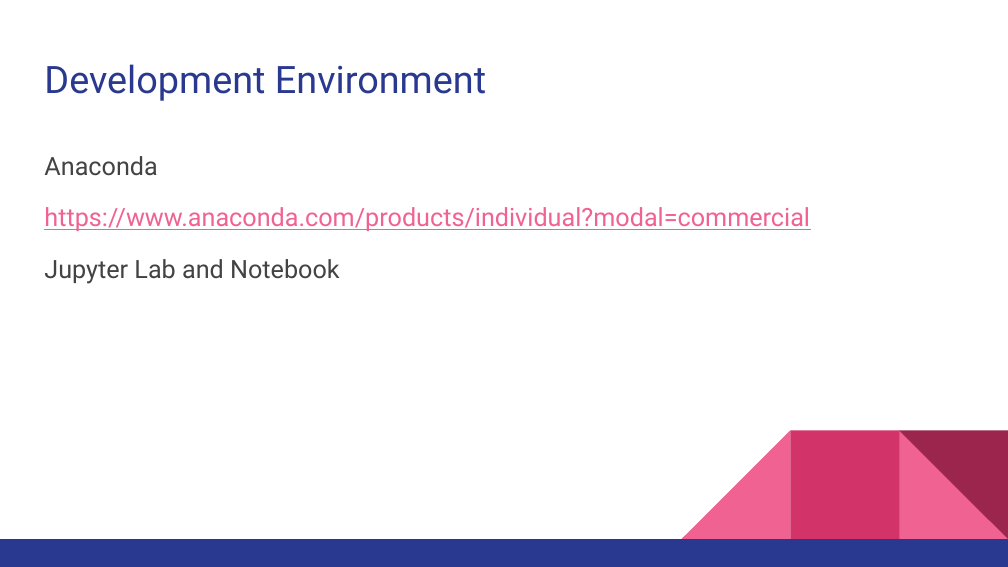
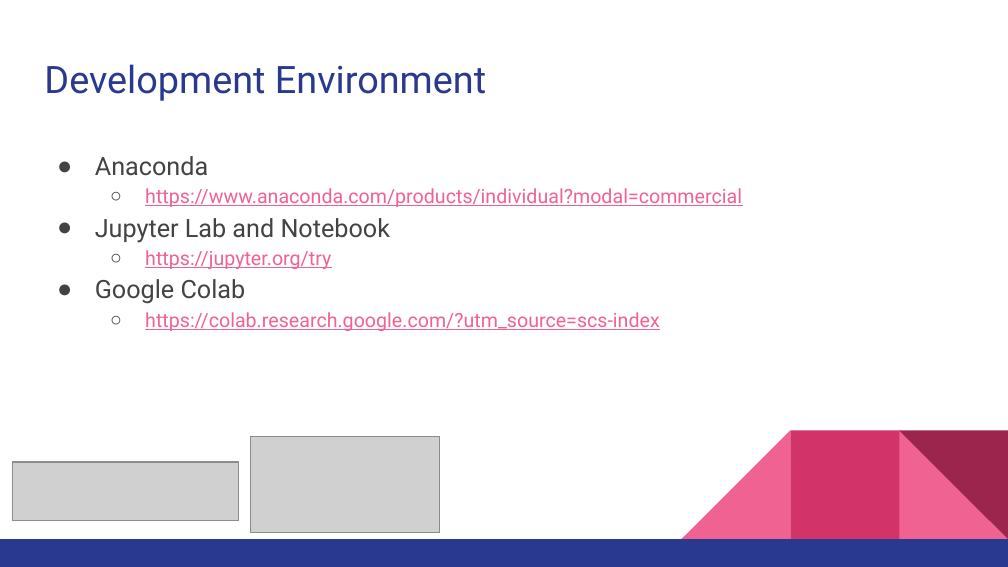
Before and after one commit to ovando-lulu/2022-tech-intersections-python, a slide deck: slide 8 of Python Libraries for Data Analysis and Visualization.pptx. Drawn at 1008x567 pixels with LibreOffice and Linux fonts; fonts in the diff are those of the drawing; grey boxes stand for pictures. Boxes give left, top, right and bottom in pixels: in the first picture for what was removed or moved away, otherwise in the second. Text is boxed around its words. In the diff, an @@ line names an element or a change of style, - is before the commit and + after.

```diff
--- a/Python Libraries for Data Analysis and Visualization.pptx
+++ b/Python Libraries for Data Analysis and Visualization.pptx
@@ text at box(95, 156, 742, 243): size 18 to 14 pt in "https://www.anaconda.com/products/individual?modal=commercia ..."; bullet none to ●; bullet none to ○; list level 1 to 2 in "https://www.anaconda.com/products/individual?modal=commercia ..."; less space between paragraphs @@
@@ text at box(95, 250, 660, 331): paragraphs added @@
+  ○ https://jupyter.org/try
+● Google Colab
+  ○ https://colab.research.google.com/?utm_source=scs-index
@@ picture added at box(250, 436, 438, 532) @@
@@ picture added at box(13, 462, 239, 520) @@
```
Also in this commit, not shown: 7 other slides changed, 1 slide added, 2 slides removed.
